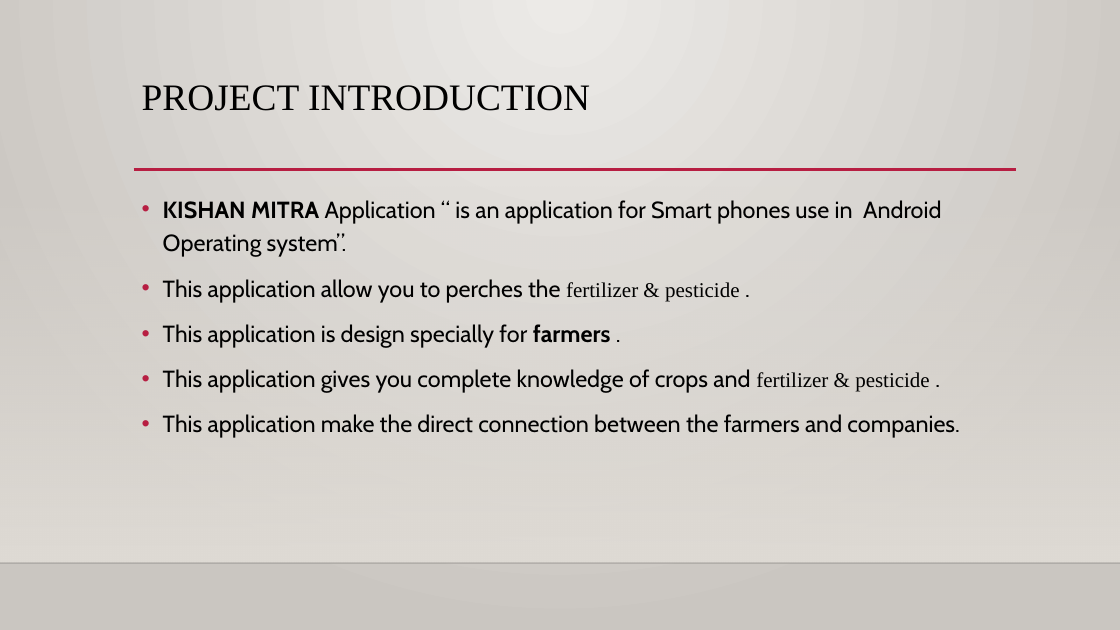
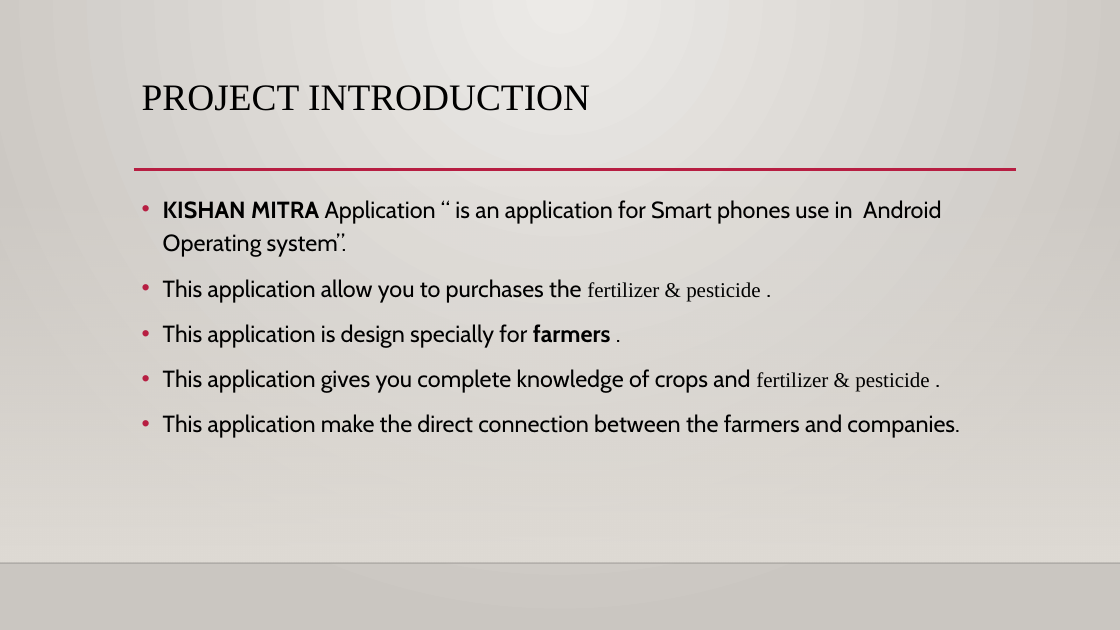
Before and after one commit to dhanrajyadav2000dj/new-, a slide deck: slide 7 of kishan.pptx. Drawn at 1120x630 pixels with LibreOffice and Linux fonts; fonts in the diff are those of the drawing; background and template pictures are left out. Boxes give left, top, right and bottom in pixels: in the first picture for what was removed or moved away, otherwise in the second. Text is boxed around its words. In the diff, an @@ line names an element or a change of style, - is before the commit and + after.

```diff
--- a/kishan.pptx
+++ b/kishan.pptx
@@ text at <box>163,279,761,303</box>: text changed @@
-• This application allow you to perches the fertilizer & pesticide .
+• This application allow you to purchases the fertilizer & pesticide .
```
Also in this commit, not shown: 8 other slides changed, 6 other files.
